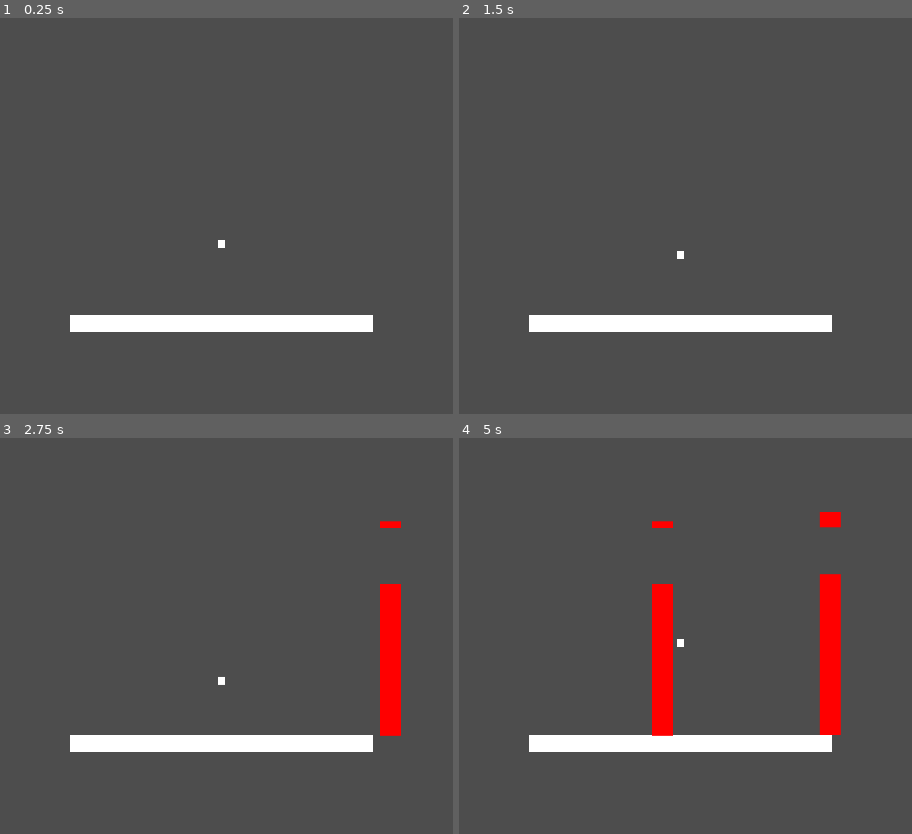
Above: before the commit, frames 1-4 (two rows, left to right).
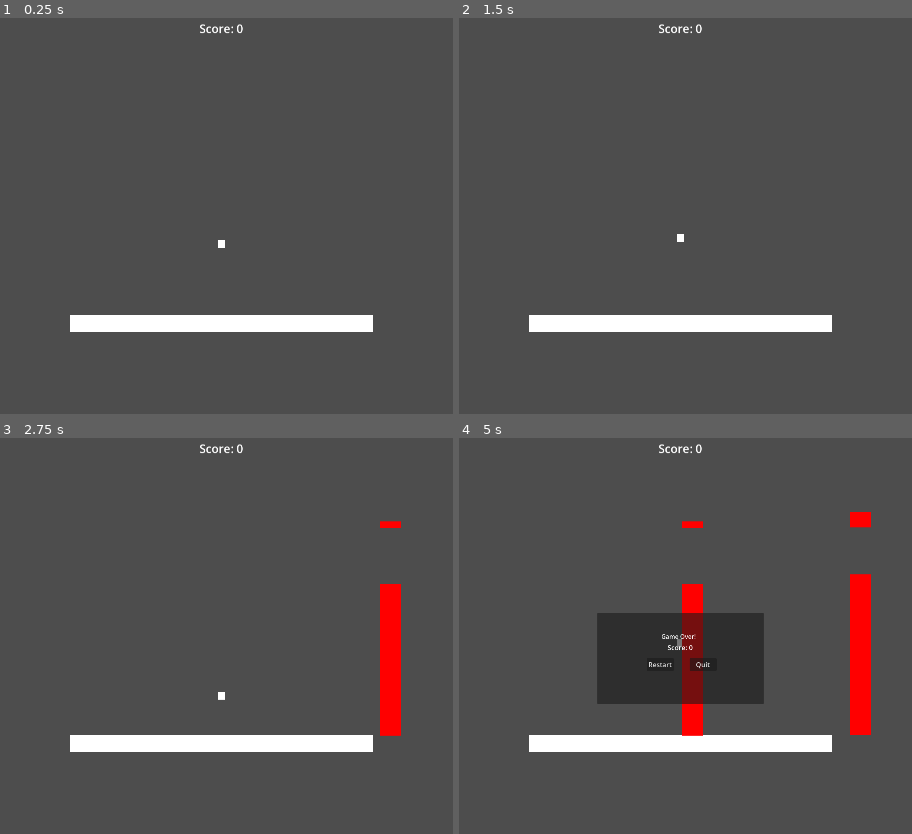
Above: after the commit, the same moments.

Repository: tmoss0/Flappy-Bird
Game: Godot game, scene res://level/game.tscn
Two runs of this game, one before a commit and one after it. Both use one fixed random seed, a clock stepped at 60 frames per second and the inputs below.
Inputs:
- Up to frame 1 (0.25 s): no input
- Up to frame 2 (1.5 s): tap Enter at 0.5 s; tap Space (jump) at 0.6, 0.77, 1.07, 1.25, 1.35 s
- Up to frame 3 (2.75 s): tap Space (jump) at 1.52, 1.82, 2.1 s; tap Enter at 2 s
- Up to frame 4 (5 s): tap Space (jump) at 2.85, 3.02, 3.32, 3.6, 3.77, 4.07, 4.35, 4.52, 4.82 s

The runs differ from the first frame. In frame 1, 0.1% of the frame differs, in the area x 44-54%, y 1-4%; in frame 2, 0.2%; in frame 3, 0.2%; in frame 4, 14%, in the area x 30-91%, y 1-76%.

Commit message:
Added functioning game over, restart and scoring mechanics

Diff:
--- a/character/character.gd
+++ b/character/character.gd
@@ -1,10 +1,10 @@
 extends CharacterBody2D
 
-@export var SPEED := 300.0
-@export var JUMP_VELOCITY := -400.0
-@export var JUMP_COOLDOWN := 0.6
+@export var SPEED: float = 300.0
+@export var JUMP_VELOCITY: float = -400.0
+@export var JUMP_COOLDOWN: float = 0.6
 
-var jump_timer := 0.0
+var jump_timer: float = 0.0
 
 func _physics_process(delta: float) -> void:
 	if jump_timer > 0:
@@ -23,7 +23,3 @@
 		print("Character colliding with: ", collision.get_collider().name)
 
 	move_and_slide()
-
-func _on_platform_body_entered(body: Node2D) -> void:
-	if(body.name == "Character"):
-		print("Game over, collision with bottom platform!")
--- a/level/game.gd
+++ b/level/game.gd
@@ -1,11 +1,21 @@
 extends Node2D
 
+## Panel and buttons live in [PackedScene] res://level/game_over.tscn — instanced as child GameOver.
 @onready var wall_spawner = %WallSpawner
+@onready var game_over_ui = $GameOver
+@onready var score_label: Label = %ScoreLabel
 var wall_scene = preload("res://level/walls.tscn")
-var spawn_timer := 0.0
-@export var spawn_interval := 2.0
+var spawn_timer: float = 0.0
+@export var spawn_interval: float = 2.0
+var _game_over: bool = false
+var score: int = 0
+
+func _ready() -> void:
+	_refresh_score_label()
 
 func _process(delta: float) -> void:
+	if _game_over:
+		return
 	spawn_timer += delta
 	if(spawn_timer > spawn_interval):
 		print("Spawning wall")
@@ -17,10 +27,31 @@
 	var wall = wall_scene.instantiate()
 	wall.position = wall_spawner.position
 	wall.wall_hit.connect(_on_wall_hit)
+	wall.scored.connect(_on_wall_scored)
 
 	add_child(wall)
 	print("Wall added at ", wall.position)
 
-func _on_wall_hit():
-	print("Wall collision detected in game script!")
-	print("Game over, collision with wall!")
+func _on_wall_scored() -> void:
+	if _game_over:
+		return
+	score += 1
+	_refresh_score_label()
+
+func _refresh_score_label() -> void:
+	score_label.text = "Score: %d" % score
+
+func _on_wall_hit() -> void:
+	_end_game()
+
+func _on_platform_body_entered(body: Node2D) -> void:
+	if body.name != "Character":
+		return
+	_end_game()
+
+func _end_game() -> void:
+	if _game_over:
+		return
+	_game_over = true
+	game_over_ui.show_game_over(score)
+	get_tree().paused = true
--- a/level/game.tscn
+++ b/level/game.tscn
@@ -3,6 +3,7 @@
 [ext_resource type="Script" uid="uid://i20i7fnja5di" path="res://level/game.gd" id="1_bk1rt"]
 [ext_resource type="PackedScene" uid="uid://bkbpongblajc4" path="res://character/character.tscn" id="1_vu7ft"]
 [ext_resource type="PackedScene" uid="uid://tq8c0olq45ku" path="res://level/platform.tscn" id="2_hjeur"]
+[ext_resource type="PackedScene" uid="uid://dc3fy0pyqi31h" path="res://level/game_over.tscn" id="3_gameover"]
 
 [node name="Level" type="Node2D" unique_id=1547793813]
 script = ExtResource("1_bk1rt")
@@ -10,6 +11,7 @@
 [node name="Character" parent="." unique_id=1181129671 instance=ExtResource("1_vu7ft")]
 position = Vector2(0, -200)
 JUMP_VELOCITY = -400.0
+JUMP_COOLDOWN = 0.45
 
 [node name="Camera2D" type="Camera2D" parent="." unique_id=1321733738]
 position = Vector2(0, -185)
@@ -20,4 +22,28 @@
 unique_name_in_owner = true
 position = Vector2(553, 0)
 
-[connection signal="body_entered" from="Platform" to="Character" method="_on_platform_body_entered"]
+[node name="HudLayer" type="CanvasLayer" parent="." unique_id=2016154245]
+layer = 10
+
+[node name="ScoreLabel" type="Label" parent="HudLayer" unique_id=2016154246]
+unique_name_in_owner = true
+layout_mode = 1
+anchor_left = 0.5
+anchor_top = 0.0
+anchor_right = 0.5
+anchor_bottom = 0.0
+offset_left = -120.0
+offset_top = 16.0
+offset_right = 120.0
+offset_bottom = 56.0
+grow_horizontal = 2
+grow_vertical = 0
+theme_override_font_sizes/font_size = 28
+text = "Score: 0"
+horizontal_alignment = 1
+
+[node name="GameOver" parent="." unique_id=133808457 instance=ExtResource("3_gameover")]
+unique_name_in_owner = true
+visible = false
+
+[connection signal="body_entered" from="Platform" to="." method="_on_platform_body_entered"]
--- /dev/null
+++ b/level/game_over.gd
@@ -0,0 +1,21 @@
+extends CanvasLayer
+
+func _ready() -> void:
+	process_mode = Node.PROCESS_MODE_ALWAYS
+	$Panel/ButtonRestart.pressed.connect(_on_restart_pressed)
+	$Panel/ButtonQuit.pressed.connect(_on_quit_pressed)
+	hide_for_play()
+
+func hide_for_play() -> void:
+	visible = false
+
+func show_game_over(final_score: int = 0) -> void:
+	$Panel/LabelFinalScore.text = "Score: %d" % final_score
+	visible = true
+
+func _on_restart_pressed() -> void:
+	get_tree().paused = false
+	get_tree().reload_current_scene()
+
+func _on_quit_pressed() -> void:
+	get_tree().quit()
--- /dev/null
+++ b/level/game_over.tscn
@@ -0,0 +1,53 @@
+[gd_scene format=3 uid="uid://dc3fy0pyqi31h"]
+
+[ext_resource type="Script" uid="uid://c5r2g8vm1p0xq" path="res://level/game_over.gd" id="1_go"]
+
+[node name="GameOver" type="CanvasLayer" unique_id=133808457]
+script = ExtResource("1_go")
+
+[node name="Panel" type="Panel" parent="." unique_id=1656380142]
+anchors_preset = 8
+anchor_left = 0.5
+anchor_top = 0.5
+anchor_right = 0.5
+anchor_bottom = 0.5
+offset_left = -200.0
+offset_top = -110.0
+offset_right = 200.0
+offset_bottom = 110.0
+grow_horizontal = 2
+grow_vertical = 2
+
+[node name="LabelGameOver" type="Label" parent="Panel" unique_id=796280590]
+layout_mode = 0
+offset_left = 154.0
+offset_top = 46.0
+offset_right = 246.0
+offset_bottom = 69.0
+scale = Vector2(0.9080099, 0.933023)
+text = "Game Over!"
+
+[node name="LabelFinalScore" type="Label" parent="Panel" unique_id=796280591]
+layout_mode = 0
+offset_left = 120.0
+offset_top = 72.0
+offset_right = 280.0
+offset_bottom = 102.0
+horizontal_alignment = 1
+text = "Score: 0"
+
+[node name="ButtonRestart" type="Button" parent="Panel" unique_id=14326415]
+layout_mode = 0
+offset_left = 119.0
+offset_top = 109.0
+offset_right = 184.0
+offset_bottom = 120.0
+text = "Restart"
+
+[node name="ButtonQuit" type="Button" parent="Panel" unique_id=1219508899]
+layout_mode = 0
+offset_left = 222.0
+offset_top = 109.0
+offset_right = 287.0
+offset_bottom = 120.0
+text = "Quit"
--- a/level/platform.tscn
+++ b/level/platform.tscn
@@ -1,20 +1,20 @@
-[gd_scene load_steps=3 format=3 uid="uid://tq8c0olq45ku"]
+[gd_scene format=3 uid="uid://tq8c0olq45ku"]
 
 [ext_resource type="Script" uid="uid://boqs3oxs8arp3" path="res://level/platform.gd" id="1_m0cvm"]
 
 [sub_resource type="RectangleShape2D" id="RectangleShape2D_vwm5i"]
 
-[node name="Platform" type="Area2D"]
+[node name="Platform" type="Area2D" unique_id=49106070]
 collision_layer = 2
 script = ExtResource("1_m0cvm")
 
-[node name="ColorRect" type="ColorRect" parent="."]
+[node name="ColorRect" type="ColorRect" parent="." unique_id=673144573]
 offset_left = -364.0
 offset_right = -324.0
 offset_bottom = 40.0
 scale = Vector2(18.199995, 1)
 
-[node name="CollisionShape2D" type="CollisionShape2D" parent="."]
+[node name="CollisionShape2D" type="CollisionShape2D" parent="." unique_id=225290626]
 position = Vector2(-0.6648407, 3)
 scale = Vector2(40.38903, 1)
 shape = SubResource("RectangleShape2D_vwm5i")
--- a/level/walls.gd
+++ b/level/walls.gd
@@ -1,17 +1,18 @@
 extends Node2D
 
 signal wall_hit
+signal scored
 
-@export var debugging = true
-@export var delete_wall_position = -500.0
-@export var wall_width := 200.0
-@export var gap_size := 150.0
-@export var wall_y_bottom_position := -100.0
-@export var wall_y_top_position := -500.0
-@export var wall_thickness := 50.0
-@export var screen_height := 600.0
-@export var scroll_speed := 200.0
-var half_gap = gap_size / 2
+@export var debugging: bool = true
+@export var delete_wall_position: float = -500.0
+@export var wall_width: float = 200.0
+@export var gap_size: float = 150.0
+@export var wall_y_bottom_position: float = -100.0
+@export var wall_y_top_position: float = -500.0
+@export var wall_thickness: float = 50.0
+@export var screen_height: float = 600.0
+@export var scroll_speed: float = 200.0
+var half_gap: float = gap_size / 2
 
 func _ready() -> void:
 	print("Wall Create Function called")
@@ -44,6 +45,26 @@
 	if(debugging):
 		print("Top wall - Height: ", top_wall_height, " Position: ", top_wall_position, " Bottom: ", top_wall_bottom)
 	create_wall_segment(top_wall_height, top_wall_position)
+	create_score_zone(wall_gap_location)
+
+func create_score_zone(gap_center_y: float) -> void:
+	var zone := Area2D.new()
+	zone.collision_layer = 0
+	zone.collision_mask = 1
+	var collision := CollisionShape2D.new()
+	var rect := RectangleShape2D.new()
+	rect.size = Vector2(24.0, maxf(gap_size - 4.0, 8.0))
+	collision.shape = rect
+	zone.add_child(collision)
+	zone.position = Vector2(0.0, gap_center_y)
+	zone.body_entered.connect(func(body: Node2D) -> void: _on_score_zone_body_entered(body, zone))
+	add_child(zone)
+
+func _on_score_zone_body_entered(body: Node2D, zone: Area2D) -> void:
+	if body.name != "Character":
+		return
+	scored.emit()
+	zone.queue_free()
 
 func create_wall_segment(height: float, wall_position: Vector2) -> void:
 	var wall = generate_wall()
@@ -56,9 +77,8 @@
 	var collision = wall.get_child(0) as CollisionShape2D
 	(collision.shape as RectangleShape2D).size = size
 
+	wall.body_entered.connect(_on_wall_body_entered)
 	if(debugging):
-		var result = wall.body_entered.connect(_on_wall_body_entered)
-		print("Signal connection result: ", result, " (0 = OK)")
 		print("Wall Area2D position: ", wall.global_position)
 		print("Collision shape size: ", (collision.shape as RectangleShape2D).size)
 
Not shown, added: level/game_over.gd.uid
Not shown, changed: README.md
